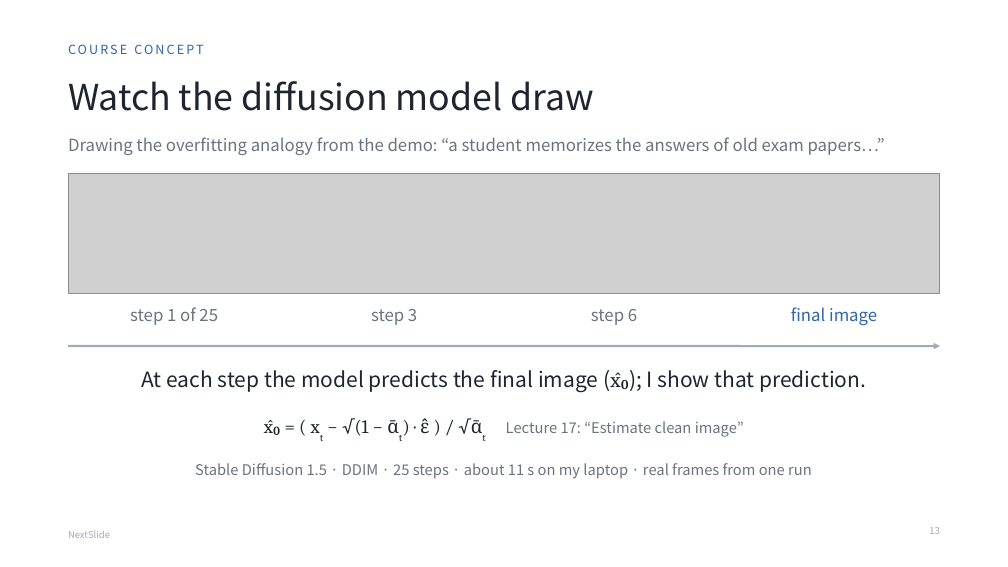
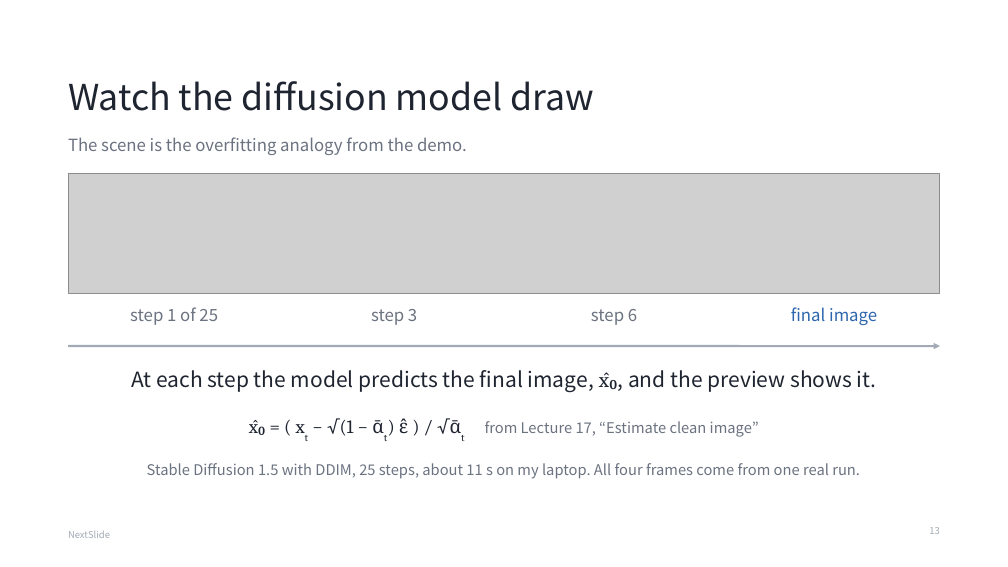
Before and after one commit to nunu0404/GenAI-proj-2026, a slide deck: slide 13 of docs/presentation/NextSlide_final.pptx. Drawn at 1008x567 pixels with LibreOffice and Linux fonts; fonts in the diff are those of the drawing; grey boxes stand for pictures. Boxes give left, top, right and bottom in pixels: in the first picture for what was removed or moved away, otherwise in the second. Text is boxed around its words. In the diff, an @@ line names an element or a change of style, - is before the commit and + after.

```diff
--- a/docs/presentation/NextSlide_final.pptx
+++ b/docs/presentation/NextSlide_final.pptx
@@ text removed at [68, 44, 203, 54] @@
-COURSE CONCEPT
@@ text at [68, 137, 467, 155]: text changed @@
-Drawing the overfitting analogy from the demo: “a student memorizes the answers of old exam papers…”
+The scene is the overfitting analogy from the demo.
@@ text at [131, 370, 877, 392]: text changed @@
-At each step the model predicts the final image (x̂₀); I show that prediction.
+At each step the model predicts the final image, x̂₀, and the preview shows it.
@@ text at [249, 418, 759, 437]: text changed @@
-x̂₀ = ( xt − √(1 − ᾱt) · ε̂ ) / √ᾱt Lecture 17: “Estimate clean image”
+x̂₀ = ( xt − √(1 − ᾱt) ε̂ ) / √ᾱt from Lecture 17, “Estimate clean image”
@@ text at [147, 463, 860, 479]: text changed @@
-Stable Diffusion 1.5 · DDIM · 25 steps · about 11 s on my laptop · real frames from one run
+Stable Diffusion 1.5 with DDIM, 25 steps, about 11 s on my laptop. All four frames come from one real run.
```
Also in this commit, not shown: 26 other slides changed, 1 slide added, 1 slide removed, 34 other files.
